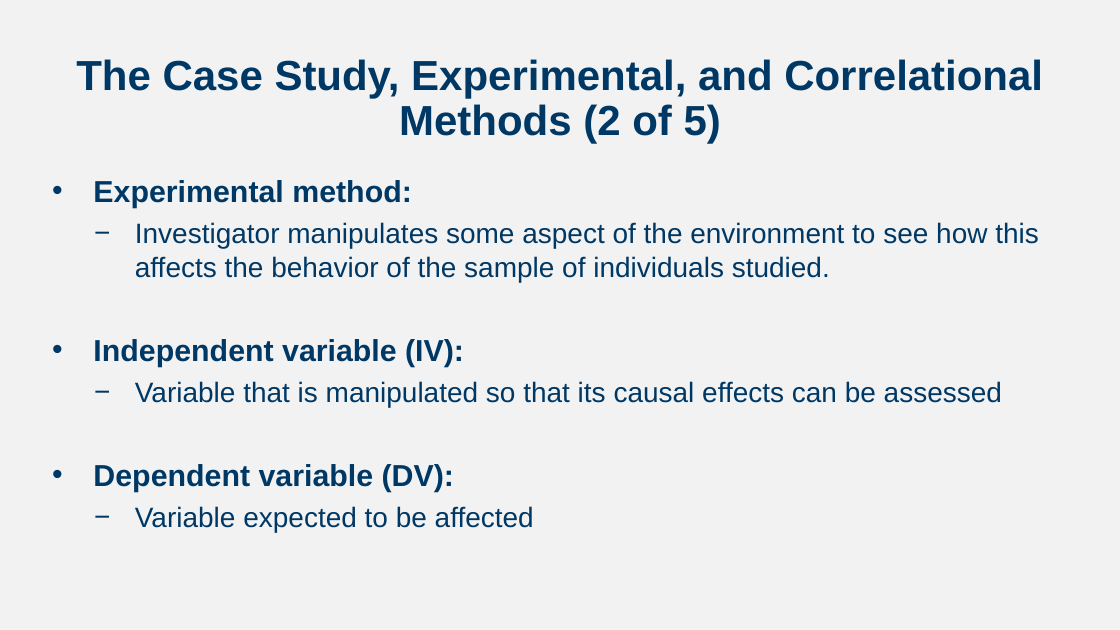
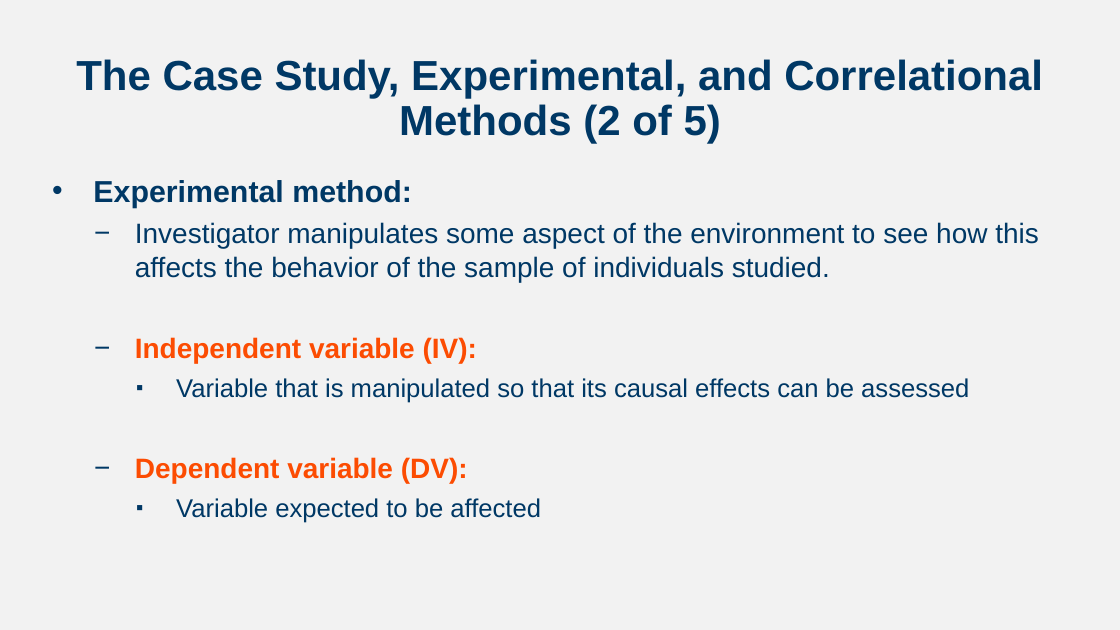
Before and after one commit to npm27/Teaching-Materials, a slide deck: slide 23 of Developmental Fall 23/Slides/Chapter 1.pptx. Drawn at 1120x630 pixels with LibreOffice and Linux fonts; fonts in the diff are those of the drawing. Boxes give left, top, right and bottom in pixels: in the first picture for what was removed or moved away, otherwise in the second. Text is boxed around its words. In the diff, an @@ line names an element or a change of style, - is before the commit and + after.

```diff
--- a/Developmental Fall 23/Slides/Chapter 1.pptx
+++ b/Developmental Fall 23/Slides/Chapter 1.pptx
@@ text at box(135, 337, 969, 523): size 26 to 24 pt, text colour #003865 to #FC4C02 in "Independent variable (IV):", "Dependent variable (DV):"; size 24 to 22 pt in "Variable that is manipulated so that its ...", "Variable expected to be affected"; bullet • to −; list level 1 to 2 in "Independent variable (IV):"; bullet − to ▪; list level 2 to 3 in "Variable that is manipulated so ..."; list level 1 to 2 in "Dependent variable (DV):"; list level 2 to 3 in "Variable expected to be affected" @@
```
Also in this commit, not shown: 6 other slides changed.
